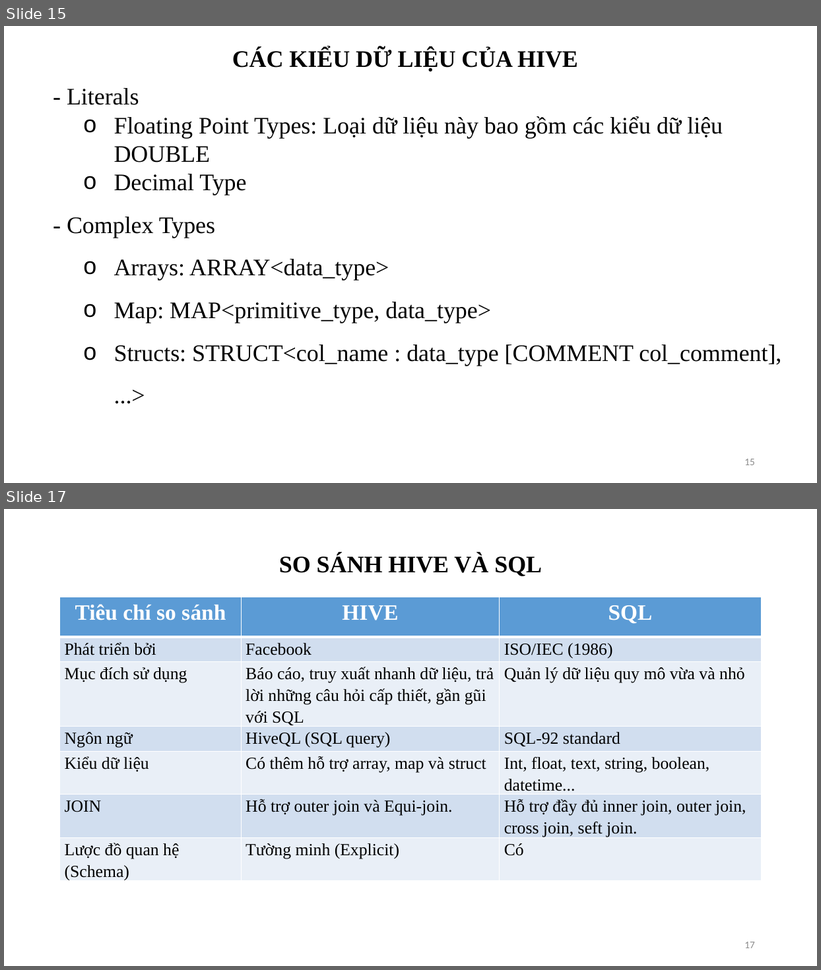
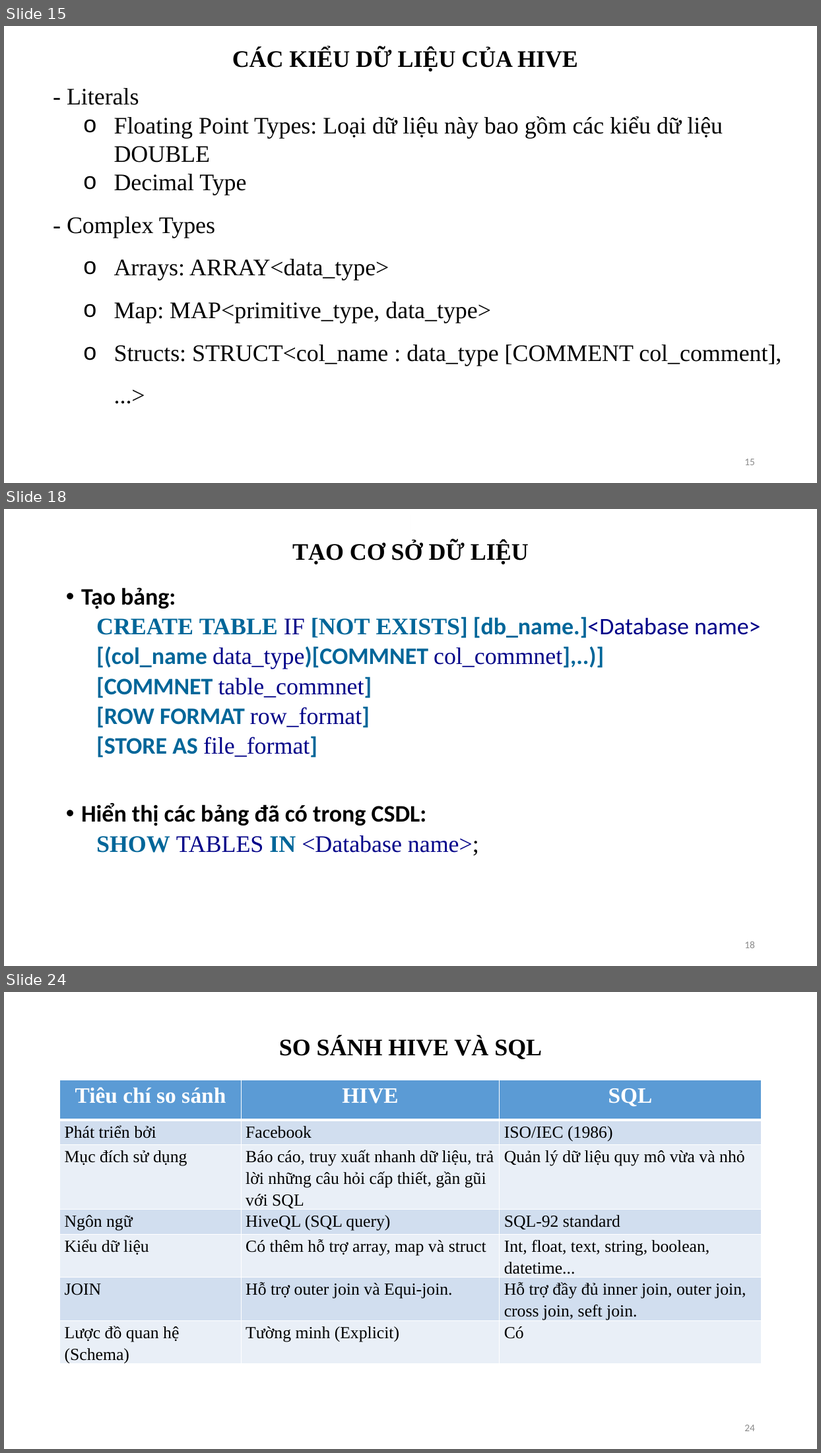
Before and after one commit to DiepMyDung/1212048_1212060_1212354_Seminar_Hive, a slide deck: Final.pptx. Shown one above the other, each under a label of ours: slides 15 and 17 before the commit, slides 15, 18 and 24 after it; the slides between them are not shown. The pictures are 821x970 and 821x1453 pixels, drawn with LibreOffice and Linux fonts; fonts in the diff are those of the drawing. Boxes give left, top, right and bottom in pixels: in the first picture for what was removed or moved away, otherwise in the second. Text is boxed around its words. In the diff, an @@ line names an element or a change of style, - is before the commit and + after.

```diff
--- a/Final.pptx
+++ b/Final.pptx
@@ slide 18 added at <box>4,509,817,966</box>, background #FFFFFF @@
@@ rectangle added at <box>411,515,411,533</box>, fill #FBFBFB @@
@@ title added at <box>292,541,529,564</box>, 28 pt, text #000000, bold @@
+TẠO CƠ SỞ DỮ LIỆU
@@ text added at <box>81,588,760,856</box>, 28 pt, text #006699, bold @@
+• Tạo bảng:
+  CREATE TABLE IF [NOT EXISTS] [db_name.]<Database name>
+  [(col_name data_type)[COMMNET col_commnet],..)]
+  [COMMNET table_commnet]
+  [ROW FORMAT row_format]
+  [STORE AS file_format]
+• Hiển thị các bảng đã có trong CSDL:
+  SHOW TABLES IN <Database name>;
@@ page number added at <box>745,941,755,949</box>, 12 pt, text #8C8C8C @@
+18
@@ what was slide 17 is now slide 24 @@
@@ page number at <box>745,1425,755,1432</box>: text changed @@
-17
+24
```
Also in this commit, not shown: 3 slides changed, 6 other slides added.
